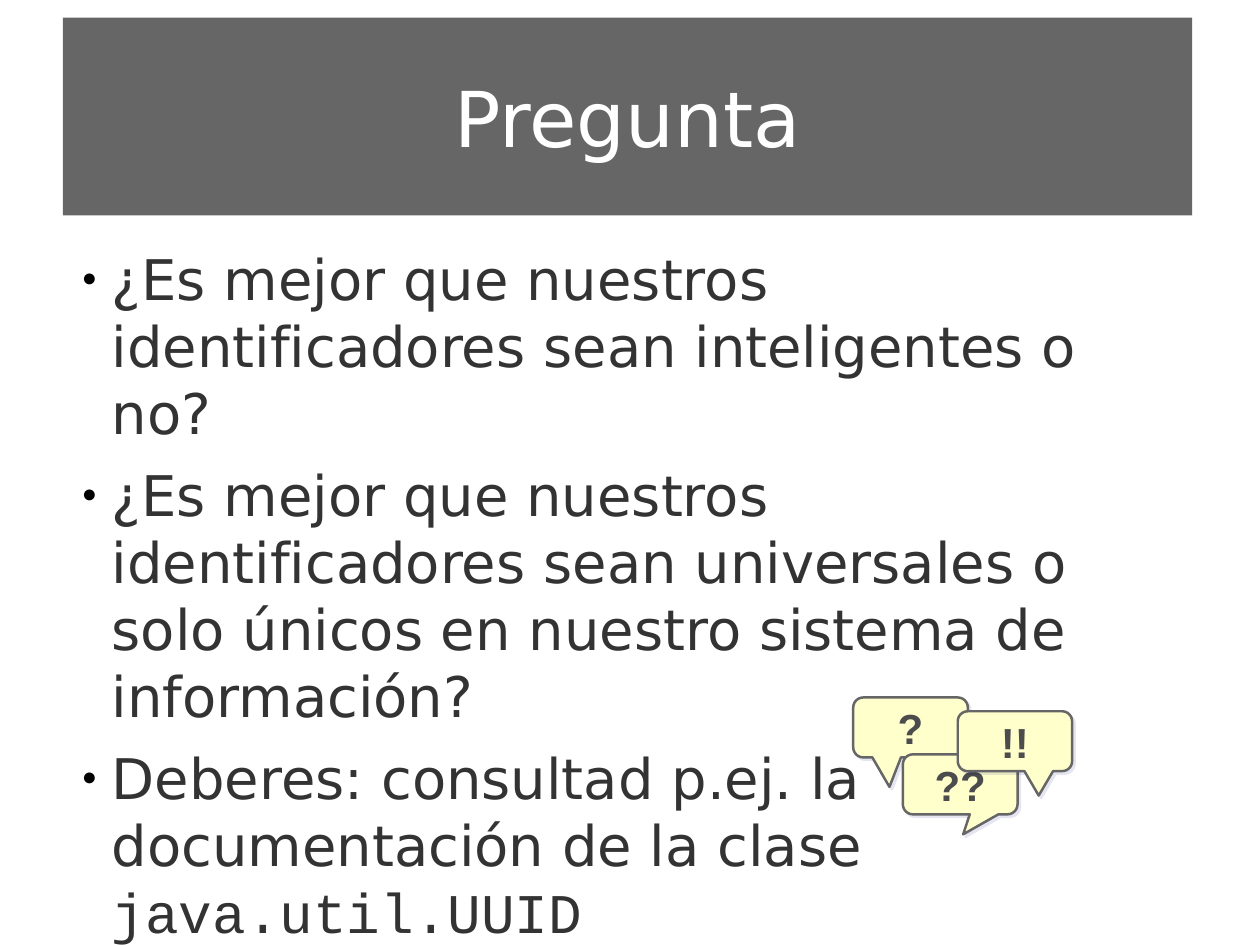
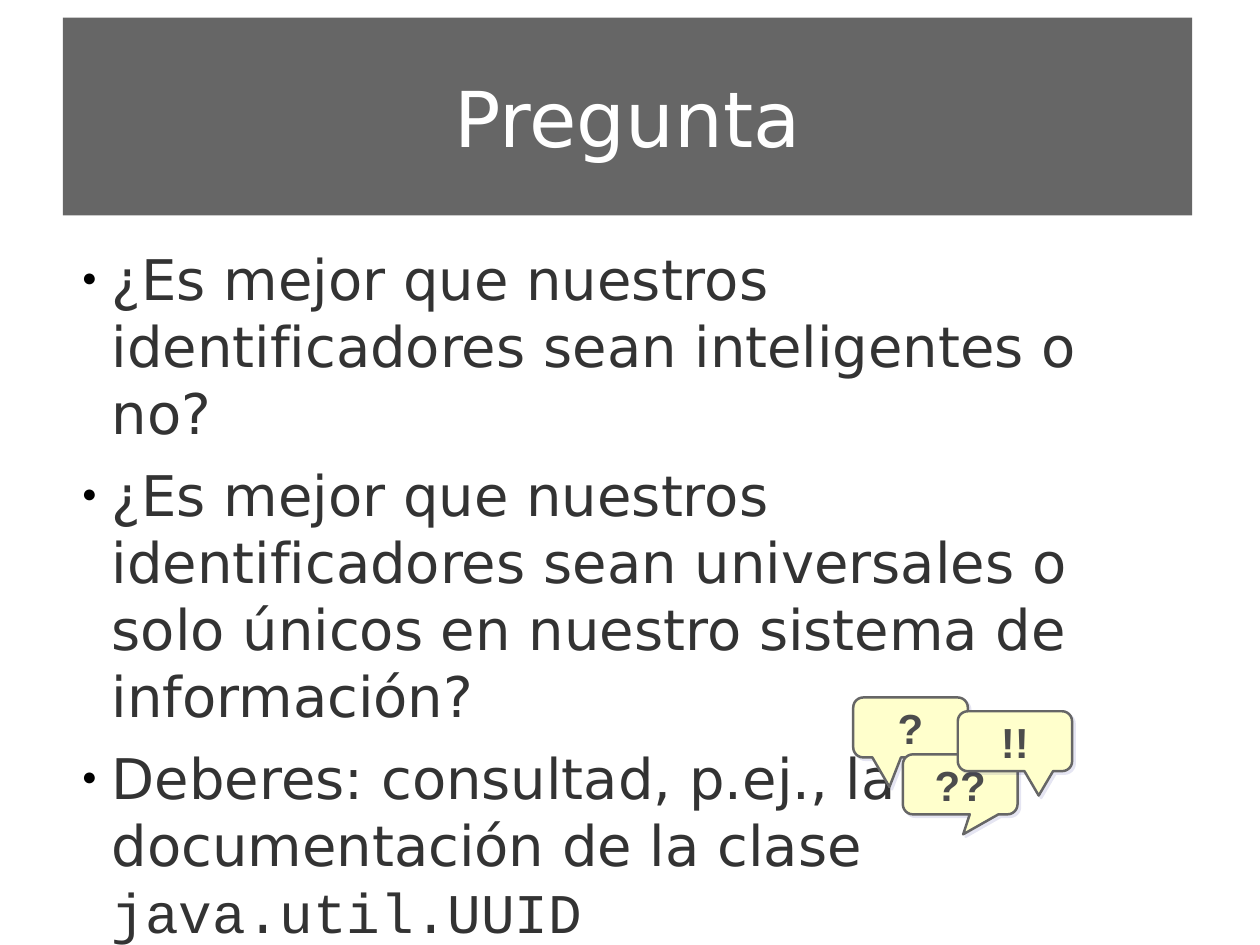
Before and after one commit to UNIZAR-30249-LabIS/ddd-slides, a slide deck: slide 29 of 8i_LabIS-D02-DomainDrivenDesign-Modelo de dominio en software.odp. Drawn at 1260x945 pixels with LibreOffice and Linux fonts; fonts in the diff are those of the drawing; background and template pictures are left out. Boxes give left, top, right and bottom in pixels: in the first picture for what was removed or moved away, otherwise in the second. Text is boxed around its words. In the diff, an @@ line names an element or a change of style, - is before the commit and + after.

```diff
--- a/8i_LabIS-D02-DomainDrivenDesign-Modelo de dominio en software.odp
+++ b/8i_LabIS-D02-DomainDrivenDesign-Modelo de dominio en software.odp
@@ text at (112, 753, 896, 945): text changed @@
-● Deberes: consultad p.ej. la documentación de la clase java.util.UUID
+● Deberes: consultad, p.ej., la documentación de la clase java.util.UUID
```
Also in this commit, not shown: 65 other slides changed, 3 other files.
